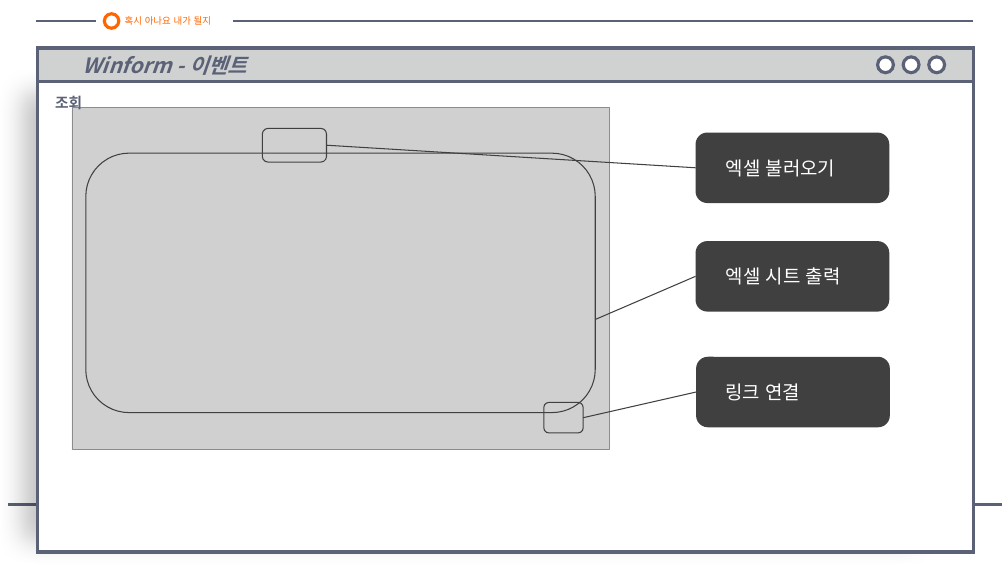
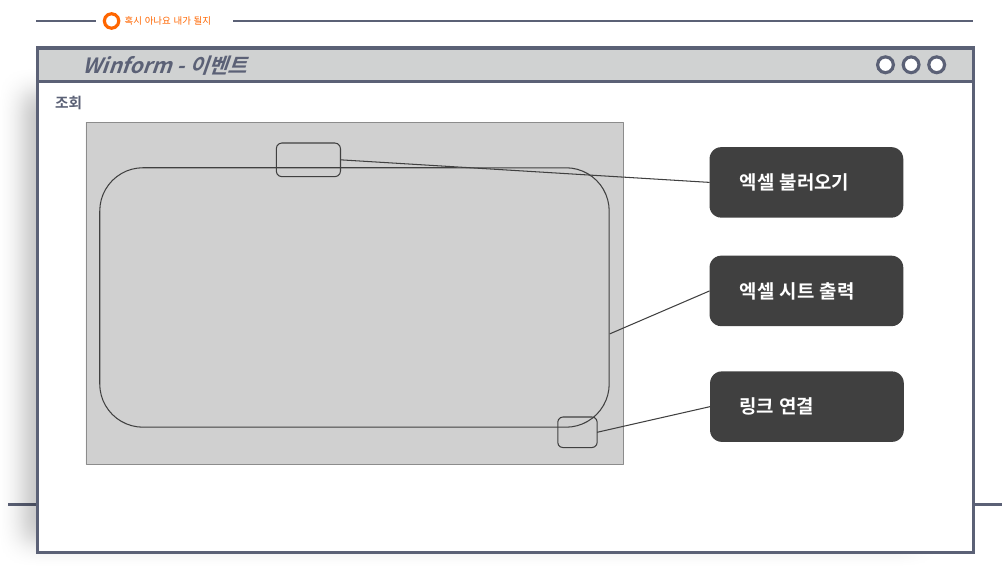
Before and after one commit to galaxy-light/201126-210604, a slide deck: slide 8 of 210409/로또 번호 추첨기 - 양화영.pptx. Drawn at 1008x567 pixels with LibreOffice and Linux fonts; fonts in the diff are those of the drawing; grey boxes stand for pictures. Boxes give left, top, right and bottom in pixels: in the first picture for what was removed or moved away, otherwise in the second. Text is boxed around its words. In the diff, an @@ line names an element or a change of style, - is before the commit and + after.

```diff
--- a/210409/로또 번호 추첨기 - 양화영.pptx
+++ b/210409/로또 번호 추첨기 - 양화영.pptx
@@ 6 rounded rectangles, 3 texts, 3 lines, 1 picture: place and size @@
-6 rounded rectangles, 3 texts, 3 lines, 1 picture at (72,107,890,450)
+6 rounded rectangles, 3 texts, 3 lines, 1 picture at (86,122,904,464)
@@ bold on in 3 elements at (740,173,850,191), (739,397,814,415), (740,282,855,300) @@
@@ text removed at (725,426,840,428) @@
-조회 화면 연결
```
Also in this commit, not shown: 10 other slides changed.
